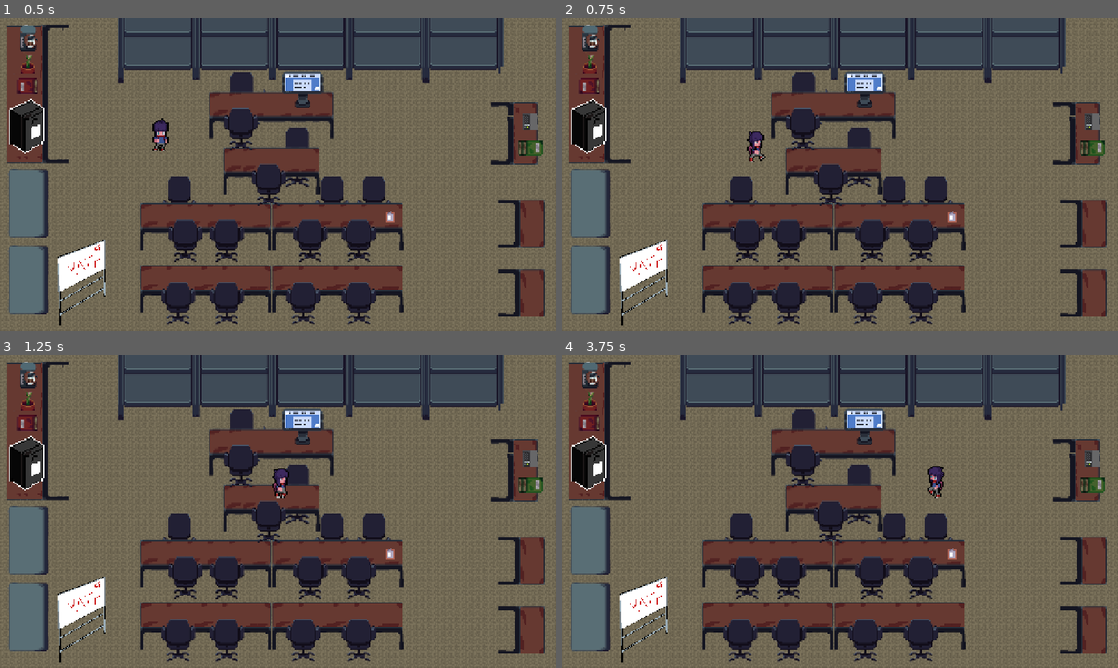
Above: before the commit, frames 1-4 (two rows, left to right).
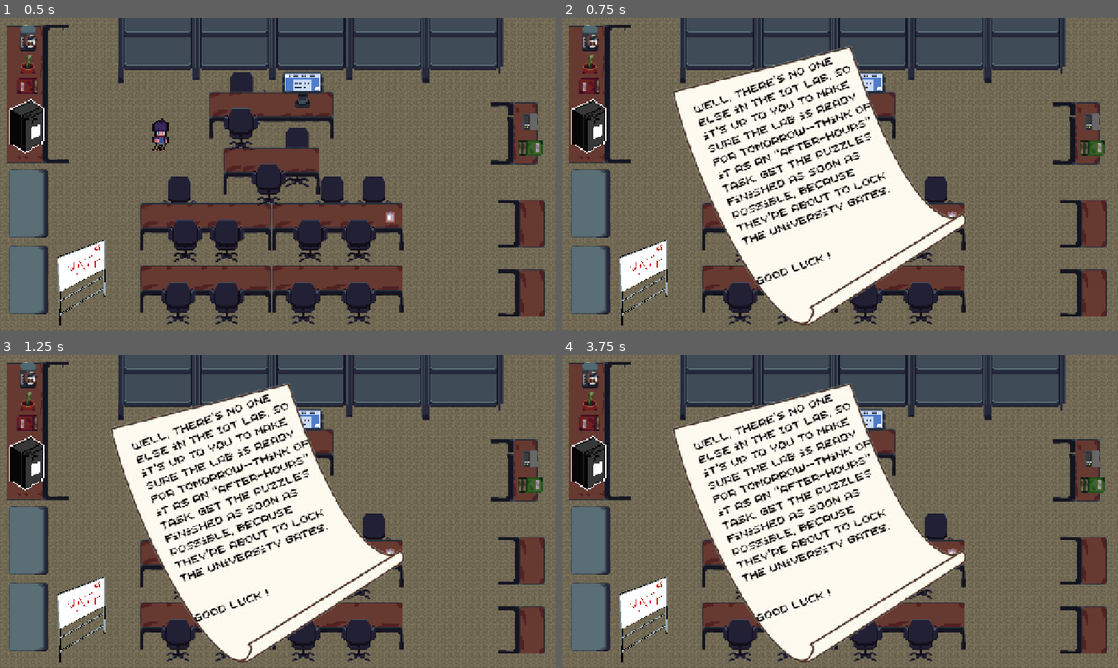
Above: after the commit, the same moments.

Repository: nataliavera6/iot-after-hours
Game: Godot game, scene res://Scenes/LabLayout.tscn
The game is run twice, just before and just after one commit, with the same random seed, the same clock (stepped at 60 frames per second) and the same inputs. This scene is started directly instead of the project's main scene.
Inputs (mouse positions are in pixels of both pictures, inside the frame that each line leads up to):
- Up to frame 1 (0.5 s): no input
- Up to frame 2 (0.75 s): tap Enter at 0.5 s; move the mouse to (962, 158) at 0.52 s; hold Right (right) from 0.53 s (still down); hold E (interact, bound only after the commit) from 0.53 s (still down); click (962, 158) at 0.67 s
- Up to frame 3 (1.25 s): keep holding Right (right); keep holding E (interact, bound only after the commit)
- Up to frame 4 (3.75 s): release Right (right) at 1.25 s; release E (interact, bound only after the commit) at 1.25 s; drag from (728, 527) to (845, 473) at 1.27 s; tap Space at 2 s; move the mouse to (895, 442) at 2.02 s; hold Right (right) 2.03-2.75 s; hold E (interact, bound only after the commit) 2.03-2.75 s; drag from (812, 574) to (673, 464) at 2.77 s; tap Enter at 3.5 s; move the mouse to (1006, 558) at 3.52 s; hold Left (left) from 3.53 s (still down); hold E (interact, bound only after the commit) from 3.53 s (still down)

Frame 1 is identical in both runs. In frame 2, 26% of the frame differs, in the area x 19-73%, y 8-99%; in frame 3, 26%; in frame 4, 26%.

Commit message:
implement instructions

Diff:
--- a/Scenes/LabLayout.tscn
+++ b/Scenes/LabLayout.tscn
@@ -5,6 +5,7 @@
 [ext_resource type="Texture2D" uid="uid://maiwpxma4qhg" path="res://assets/miniffridge1.png" id="4_w0fs2"]
 [ext_resource type="PackedScene" uid="uid://be8qbmt0fe144" path="res://Scenes/player.tscn" id="5_w0fs2"]
 [ext_resource type="Texture2D" uid="uid://cuivtnfn4psb4" path="res://assets/SpriteSheet.png" id="6_ge52r"]
+[ext_resource type="PackedScene" uid="uid://chgu1sf5flgyx" path="res://Scenes/instructions.tscn" id="6_snga1"]
 
 [sub_resource type="TileSetAtlasSource" id="TileSetAtlasSource_u7krg"]
 texture = ExtResource("1_w0dhx")
@@ -6637,15 +6638,15 @@
 size = Vector2(858, 92)
 
 [sub_resource type="RectangleShape2D" id="RectangleShape2D_e8ugx"]
-size = Vector2(283, 76)
+size = Vector2(283, 44)
 
 [sub_resource type="RectangleShape2D" id="RectangleShape2D_1y0qw"]
-size = Vector2(216, 57)
+size = Vector2(216, 33)
 
 [sub_resource type="RectangleShape2D" id="RectangleShape2D_ei1b0"]
-size = Vector2(598, 62)
+size = Vector2(598, 40)
 
-[node name="Node2D" type="Node2D" unique_id=1623143591]
+[node name="TileMap" type="Node2D" unique_id=1623143591]
 
 [node name="Floor" type="TileMapLayer" parent="." unique_id=108383160]
 tile_map_data = PackedByteArray("AAAAAAAAAAABAAIAAAAAAAEAAAABAAIAAAAAAAIAAAABAAIAAAAAAAMAAAABAAIAAAAAAAQAAAABAAIAAAAAAA …(58240 unchanged characters)…
@@ -6714,30 +6715,33 @@
 position = Vector2(496, 183)
 
 [node name="CollisionShape2D" type="CollisionShape2D" parent="StaticBody2D7" unique_id=1369432291]
-position = Vector2(126.5, 18)
+position = Vector2(126.5, 2)
 shape = SubResource("RectangleShape2D_e8ugx")
 
 [node name="StaticBody2D8" type="StaticBody2D" parent="." unique_id=1844555781]
 position = Vector2(527, 310)
 
 [node name="CollisionShape2D" type="CollisionShape2D" parent="StaticBody2D8" unique_id=289693756]
-position = Vector2(98, 18.5)
+position = Vector2(98, 6.5)
 shape = SubResource("RectangleShape2D_1y0qw")
 
 [node name="StaticBody2D9" type="StaticBody2D" parent="." unique_id=1344373452]
 position = Vector2(336, 438)
 
 [node name="CollisionShape2D" type="CollisionShape2D" parent="StaticBody2D9" unique_id=210335482]
-position = Vector2(289, 21)
+position = Vector2(289, 10)
 shape = SubResource("RectangleShape2D_ei1b0")
 
 [node name="StaticBody2D10" type="StaticBody2D" parent="." unique_id=2068658616]
 position = Vector2(333, 579)
 
 [node name="CollisionShape2D" type="CollisionShape2D" parent="StaticBody2D10" unique_id=293183214]
-position = Vector2(289, 21)
+position = Vector2(289, 12)
 shape = SubResource("RectangleShape2D_ei1b0")
 
 [node name="Player" parent="." unique_id=2109834062 instance=ExtResource("5_w0fs2")]
 position = Vector2(367, 249)
 scale = Vector2(3, 3)
+
+[node name="Instructions" parent="." unique_id=955272529 instance=ExtResource("6_snga1")]
+position = Vector2(960, 458)
--- /dev/null
+++ b/Scenes/instructions.tscn
@@ -0,0 +1,45 @@
+[gd_scene format=3 uid="uid://chgu1sf5flgyx"]
+
+[ext_resource type="Script" uid="uid://br8yakbhv6e6b" path="res://Scripts/instructions.gd" id="1_dxknu"]
+[ext_resource type="Texture2D" uid="uid://cprtqcp35efpd" path="res://assets/iot_paper-removebg-preview.png" id="2_5doqj"]
+[ext_resource type="Texture2D" uid="uid://cvue5yijp7trv" path="res://assets/E-Key.png" id="3_s7gfc"]
+[ext_resource type="Script" uid="uid://ck4g4k5gt7mtk" path="res://Scripts/e_sprite.gd" id="4_v8bcc"]
+
+[sub_resource type="RectangleShape2D" id="RectangleShape2D_6tu7v"]
+size = Vector2(111, 133)
+
+[node name="Instructions" type="Area2D" unique_id=955272529]
+collision_layer = 0
+script = ExtResource("1_dxknu")
+
+[node name="CollisionShape2D" type="CollisionShape2D" parent="." unique_id=1938168337]
+position = Vector2(-27.5, -1)
+shape = SubResource("RectangleShape2D_6tu7v")
+
+[node name="TextureRect" type="TextureRect" parent="." unique_id=775895703]
+visible = false
+anchors_preset = -1
+anchor_left = -0.15546875
+anchor_top = -0.33194444
+anchor_right = 1.2976563
+anchor_bottom = 1.3472222
+offset_left = -988.0
+offset_top = -488.0
+offset_right = -368.0
+offset_bottom = -85.0
+grow_horizontal = 2
+grow_vertical = 2
+scale = Vector2(2, 2)
+texture = ExtResource("2_5doqj")
+
+[node name="E_sprite" type="Sprite2D" parent="." unique_id=1938537524]
+visible = false
+position = Vector2(-30, -73)
+scale = Vector2(1.9062499, 2.0357146)
+texture = ExtResource("3_s7gfc")
+region_enabled = true
+region_rect = Rect2(0, 3.9936657, 32.905632, 28.006334)
+script = ExtResource("4_v8bcc")
+
+[connection signal="body_entered" from="." to="." method="_on_body_entered"]
+[connection signal="body_exited" from="." to="." method="_on_body_exited"]
--- a/Scenes/player.tscn
+++ b/Scenes/player.tscn
@@ -378,7 +378,7 @@
 [sub_resource type="CapsuleShape2D" id="CapsuleShape2D_tdd5b"]
 height = 28.0
 
-[node name="Player" type="Area2D" unique_id=2109834062]
+[node name="Player" type="CharacterBody2D" unique_id=496585608]
 script = ExtResource("1_vgqql")
 
 [node name="AnimatedSprite2D" type="AnimatedSprite2D" parent="." unique_id=1724490940]
--- /dev/null
+++ b/Scripts/e_sprite.gd
@@ -0,0 +1,8 @@
+extends Sprite2D
+
+func _ready() -> void:
+	var start_y = position.y
+	var tween = create_tween().set_loops()
+	tween.set_trans(Tween.TRANS_SINE)
+	tween.tween_property(self, "position:y", start_y - 10, 0.5)
+	tween.tween_property(self, "position:y", start_y, 0.5)
--- /dev/null
+++ b/Scripts/instructions.gd
@@ -0,0 +1,26 @@
+extends Area2D
+
+var can_interact = true
+@onready var sprite: = $TextureRect
+
+
+func _on_body_entered(body: Node2D) -> void:
+	#make sure its the player
+	if body.name == "Player":
+		can_interact = true
+		$E_sprite.show()
+
+func _on_body_exited(body: Node2D) -> void:
+	#make sure its the player
+	if body.name == "Player":
+		if sprite.visible:
+			sprite.visible = false
+		can_interact = false
+		$E_sprite.hide()
+
+func _input(event: InputEvent) -> void:
+	if can_interact and event.is_action_pressed("interact"):
+		if not sprite.visible:
+			sprite.visible = true
+		else:
+			sprite.visible = false
--- a/Scripts/player.gd
+++ b/Scripts/player.gd
@@ -1,39 +1,33 @@
-extends Area2D
+extends CharacterBody2D
 
 @export var speed = 400 # How fast the player will move (pixels/sec).
-var screen_size # Size of the game window.
 var lookingUp=false
 
-# Called when the node enters the scene tree for the first time.
-func _ready() -> void:
-	screen_size = get_viewport_rect().size
-
-
-# Called every frame. 'delta' is the elapsed time since the previous frame.
-func _process(delta: float) -> void:
-	var velocity = Vector2.ZERO # The player's movement vector.
+# Called every physics frame.
+func _physics_process(_delta: float) -> void:
+	var direction = Vector2.ZERO # Where the player wants to move.
 	if Input.is_action_pressed("right"):
 		$AnimatedSprite2D.play("walkR")
-		velocity.x += 1
+		direction.x += 1
 		lookingUp=false
 	if Input.is_action_pressed("left"):
 		$AnimatedSprite2D.play("walkL")
-		velocity.x -= 1
+		direction.x -= 1
 		lookingUp=false
 	if Input.is_action_pressed("down"):
 		$AnimatedSprite2D.play("walkdown")
-		velocity.y += 1
+		direction.y += 1
 		lookingUp=false
 	if Input.is_action_pressed("up"):
 		$AnimatedSprite2D.play("walkup")
-		$AnimatedSprite2D.play()
+		direction.y -= 1
 		lookingUp=true
-		velocity.y -= 1
 
-	if velocity.length() > 0:
-		velocity = velocity.normalized() * speed
+	if direction.length() > 0:
+		velocity = direction.normalized() * speed
 	else:
+		velocity = Vector2.ZERO
 		$AnimatedSprite2D.play("idleUp" if lookingUp else "idle")
 
-	position += velocity * delta
-	position = position.clamp(Vector2.ZERO, screen_size)
+	#move and stop at walls
+	move_and_slide()
--- a/project.godot
+++ b/project.godot
@@ -49,6 +49,11 @@
 "events": [Object(InputEventKey,"resource_local_to_scene":false,"resource_name":"","device":-1,"window_id":0,"alt_press …(195 unchanged characters)…
 ]
 }
+interact={
+"deadzone": 0.2,
+"events": [Object(InputEventKey,"resource_local_to_scene":false,"resource_name":"","device":-1,"window_id":0,"alt_pressed":false,"shift_pressed":false,"ctrl_pressed":false,"meta_pressed":false,"pressed":false,"keycode":0,"physical_keycode":69,"key_label":0,"unicode":101,"location":0,"echo":false,"script":null)
+]
+}
 
 [layer_names]
 
Not shown, added: Scripts/e_sprite.gd.uid
Not shown, added: Scripts/instructions.gd.uid
Binary file added: assets/E-Key.png
Not shown, added: assets/E-Key.png.import
Binary file added: assets/iot_paper-removebg-preview.png
Not shown, added: assets/iot_paper-removebg-preview.png.import
